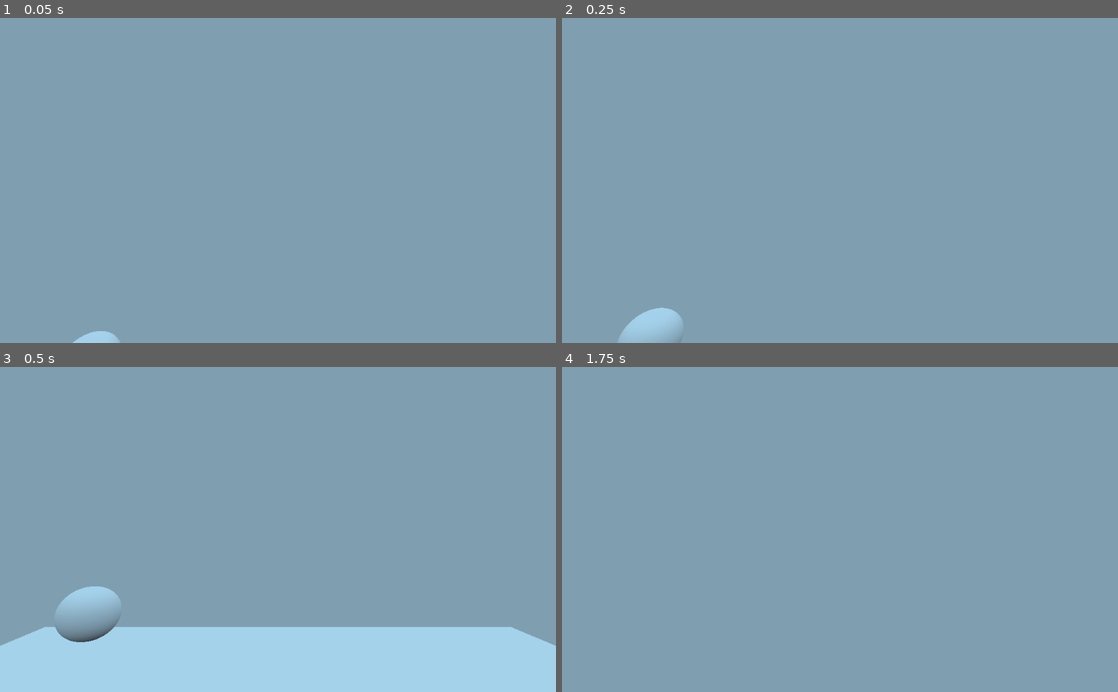
Above: before the commit, frames 1-4 (two rows, left to right).
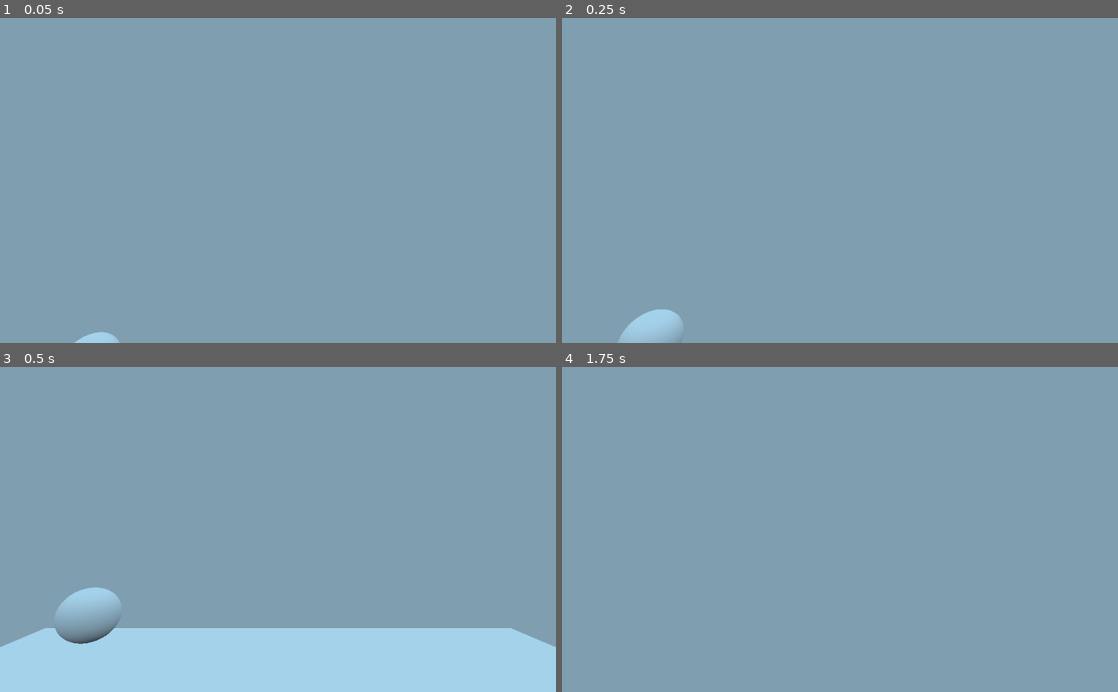
Above: after the commit, the same moments.

Repository: LivelyLiz/Godot-PortalTechdemo
Game: Godot game, scene res://Assets/Scenes/Main.tscn
The game is run twice, just before and just after one commit, with the same random seed, the same clock (stepped at 60 frames per second) and the same inputs.
Inputs (mouse positions are in pixels of both pictures, inside the frame that each line leads up to):
- Up to frame 1 (0.05 s): no input
- Up to frame 2 (0.25 s): no input
- Up to frame 3 (0.5 s): no input
- Up to frame 4 (1.75 s): tap Enter at 0.5 s; move the mouse to (867, 529) at 0.52 s; hold Up (ui_up) from 0.53 s (still down); move the mouse to (812, 529) at 1.27 s

The runs differ from the first frame. In frame 1, less than 0.1% of the frame differs, in the area x 13-22%, y 96-100%; in frame 2, less than 0.1%; in frame 3, 0.5%, in the area x 0-100%, y 67-87%; in frame 4, nothing differs.

Commit message:
udirtanedurianedu

Diff:
--- a/project/Assets/Scenes/Main.tscn
+++ b/project/Assets/Scenes/Main.tscn
@@ -1,15 +1,17 @@
-[gd_scene load_steps=9 format=2]
+[gd_scene load_steps=11 format=2]
 
 [ext_resource path="res://Assets/Scripts/Main.gd" type="Script" id=1]
 [ext_resource path="res://Assets/Scenes/Room.tscn" type="PackedScene" id=2]
-[ext_resource path="res://Assets/Shader/Main.shader" type="Shader" id=3]
-[ext_resource path="res://Assets/Scenes/Player.tscn" type="PackedScene" id=4]
+[ext_resource path="res://Assets/Scenes/PortalPairs.tscn" type="PackedScene" id=3]
+[ext_resource path="res://Assets/Scenes/TeleportTestPlane.tscn" type="PackedScene" id=4]
+[ext_resource path="res://Assets/Shader/Main.shader" type="Shader" id=5]
+[ext_resource path="res://Assets/Scenes/Player.tscn" type="PackedScene" id=6]
 
 [sub_resource type="SphereMesh" id=1]
 
 [sub_resource type="ShaderMaterial" id=2]
 resource_local_to_scene = true
-shader = ExtResource( 3 )
+shader = ExtResource( 5 )
 
 [sub_resource type="ViewportTexture" id=3]
 viewport_path = NodePath("Player_Viewport")
@@ -20,6 +22,18 @@
 script = ExtResource( 1 )
 
 [node name="Room" parent="." instance=ExtResource( 2 )]
+
+[node name="Portal_Planes" type="Viewport" parent="."]
+
+[node name="PortalPairs" parent="Portal_Planes" instance=ExtResource( 3 )]
+Portal1_Index = 1
+Portal2_Index = 2
+
+[node name="Portal1" parent="Portal_Planes/PortalPairs" instance=ExtResource( 4 )]
+transform = Transform( -8.74228e-08, 0, 1, 0, 2, 0, -2, 0, -4.37114e-08, 0, 0, -6.493 )
+
+[node name="Portal2" parent="Portal_Planes/PortalPairs" instance=ExtResource( 4 )]
+transform = Transform( 2, 0, 0, 0, 2, 0, 0, 0, 1, 0, 0, 4.94463 )
 
 [node name="MeshInstance" type="MeshInstance" parent="."]
 transform = Transform( 0.997347, 0.0727999, 0, -0.0727999, 0.997347, 0, 0, 0, 1, -7.16204, 0.995557, -8.87959 )
@@ -37,13 +51,11 @@
 size = Vector2( 1024, 600 )
 render_target_v_flip = true
 
-[node name="Player" parent="Player_Viewport" instance=ExtResource( 4 )]
+[node name="Player" parent="Player_Viewport" instance=ExtResource( 6 )]
 transform = Transform( 1, 0, 0, 0, 1, 0, 0, 0, 1, 0, 5.54548, 0 )
 
 [node name="MeshInstance2" type="MeshInstance" parent="."]
 transform = Transform( 0.678162, 0.557837, -0.478449, -0.734912, 0.514761, -0.441503, 0, 0.651029, 0.759053, 4.47869, 1.8968, 3.28523 )
 mesh = SubResource( 4 )
 material/0 = null
-
-[node name="Portal_Planes" type="Node" parent="."]
 [connection signal="Camer_Moved" from="Player_Viewport/Player" to="." method="_on_Player_Camer_Moved"]
--- a/project/Assets/Scenes/Player.tscn
+++ b/project/Assets/Scenes/Player.tscn
@@ -1,19 +1,32 @@
-[gd_scene load_steps=4 format=2]
+[gd_scene load_steps=5 format=2]
 
 [ext_resource path="res://Assets/Scripts/Player.gd" type="Script" id=1]
-
-[sub_resource type="CapsuleShape" id=1]
 
 [sub_resource type="ViewportTexture" id=2]
 viewport_path = NodePath("Body/Head/Second_Camera_Image")
 
+[sub_resource type="CapsuleShape" id=1]
+
+[sub_resource type="ViewportTexture" id=3]
+viewport_path = NodePath("Body")
+
 [node name="Player" type="KinematicBody"]
 script = ExtResource( 1 )
 
-[node name="Body" type="Spatial" parent="."]
+[node name="Mask" type="Sprite" parent="."]
+texture = SubResource( 2 )
+offset = Vector2( 512, 300 )
+region_rect = Rect2( 0, 0, 1040, 600 )
+
+[node name="CollisionShape" type="CollisionShape" parent="."]
+transform = Transform( 1, 0, 0, 0, -4.37114e-08, 1, 0, -1, -4.37114e-08, 0, 1.5, 0 )
+shape = SubResource( 1 )
+
+[node name="Body" type="Viewport" parent="."]
+render_target_v_flip = true
 
 [node name="Head" type="Spatial" parent="Body"]
-transform = Transform( 1, 0, 0, 0, 1, 0, 0, 0, 1, 0, 2.44785, 0 )
+transform = Transform( 1, 0, 0, 0, 1, 0, 0, 0, 1, 0, 2.5, 0 )
 
 [node name="Second_Camera_Image" type="Viewport" parent="Body/Head"]
 size = Vector2( 1024, 600 )
@@ -21,8 +34,8 @@
 render_target_v_flip = true
 
 [node name="Camera" type="Camera" parent="Body/Head/Second_Camera_Image"]
-transform = Transform( 1, 0, 0, 0, 1, 0, 0, 0, 1, 0, 2.44785, 0 )
-cull_mask = 6
+transform = Transform( 1, 0, 0, 0, 1, 0, 0, 0, 1, 0, 2.5, 0 )
+cull_mask = 1048572
 current = true
 
 [node name="Camera" type="Camera" parent="Body/Head"]
@@ -30,11 +43,10 @@
 [node name="RemoteTransform" type="RemoteTransform" parent="Body/Head/Camera"]
 remote_path = NodePath("../../Second_Camera_Image/Camera")
 
-[node name="CollisionShape" type="CollisionShape" parent="."]
-transform = Transform( 1, 0, 0, 0, -4.37114e-008, 1, 0, -1, -4.37114e-008, 0, 1.5, 0 )
-shape = SubResource( 1 )
+[node name="Body_Transform" type="RemoteTransform" parent="."]
+transform = Transform( 1, 0, 0, 0, 1, 0, 0, 0, 1, 0, 2.5, 0 )
+remote_path = NodePath("../Body/Head")
+update_rotation = false
 
-[node name="Mask" type="Sprite" parent="."]
-texture = SubResource( 2 )
-offset = Vector2( 512, 300 )
-region_rect = Rect2( 0, 0, 1040, 600 )
+[node name="Player_View" type="Sprite" parent="."]
+texture = SubResource( 3 )
--- a/project/Assets/Scenes/PortalPairs.tscn
+++ b/project/Assets/Scenes/PortalPairs.tscn
@@ -1,7 +1,6 @@
 [gd_scene load_steps=4 format=2]
 
 [ext_resource path="res://Assets/Scripts/PortalPairs.gd" type="Script" id=1]
-
 
 [sub_resource type="ViewportTexture" id=1]
 viewport_path = NodePath("Portal1_VP")
@@ -13,15 +12,23 @@
 script = ExtResource( 1 )
 
 [node name="Portal1_VP" type="Viewport" parent="."]
+render_target_v_flip = true
 
 [node name="Camera" type="Camera" parent="Portal1_VP"]
+transform = Transform( 1, 0, 0, 0, 1, 0, 0, 0, 1, 0, 0.963764, 0 )
+cull_mask = 3
+current = true
 
-[node name="Sprite" type="Sprite" parent="Portal1_VP"]
+[node name="Portal2_VP" type="Viewport" parent="."]
+render_target_v_flip = true
+
+[node name="Camera" type="Camera" parent="Portal2_VP"]
+transform = Transform( 1, 0, 0, 0, 1, 0, 0, 0, 1, 0, 2.62124, 0 )
+cull_mask = 3
+current = true
+
+[node name="Portal1_Sprite" type="Sprite" parent="."]
 texture = SubResource( 1 )
 
-[node name="Portal2_VP" type="Viewport" parent="."]
-
-[node name="Camera" type="Camera" parent="Portal2_VP"]
-
-[node name="Sprite" type="Sprite" parent="Portal2_VP"]
+[node name="Portal2_Sprite" type="Sprite" parent="."]
 texture = SubResource( 2 )
--- a/project/Assets/Scenes/TeleportTestPlane.tscn
+++ b/project/Assets/Scenes/TeleportTestPlane.tscn
@@ -2,27 +2,26 @@
 
 [ext_resource path="res://Assets/Scripts/TeleportTestPlane.gd" type="Script" id=1]
 
-
-
 [sub_resource type="PlaneMesh" id=1]
 
-[sub_resource type="SpatialMaterial" id=3]
+[sub_resource type="SpatialMaterial" id=2]
 flags_unshaded = true
 albedo_color = Color( 0, 0, 0, 1 )
 
-[sub_resource type="BoxShape" id=2]
+[sub_resource type="BoxShape" id=3]
 extents = Vector3( 1, 1, 0.0204974 )
 
 [node name="TeleportTestPlane" type="Spatial"]
 script = ExtResource( 1 )
 
 [node name="MeshInstance" type="MeshInstance" parent="."]
-transform = Transform( 1, 0, 0, 0, -4.37114e-008, -1, 0, 1, -4.37114e-008, 0, 1, 0 )
+transform = Transform( 1, 0, 0, 0, -4.37114e-08, -1, 0, 1, -4.37114e-08, 0, 1, 0 )
+layers = 4
 mesh = SubResource( 1 )
-material/0 = SubResource( 3 )
+material/0 = SubResource( 2 )
 
 [node name="Area" type="Area" parent="."]
 transform = Transform( 1, 0, 0, 0, 1, 0, 0, 0, 1, 0, 1, 0 )
 
 [node name="CollisionShape" type="CollisionShape" parent="Area"]
-shape = SubResource( 2 )
+shape = SubResource( 3 )
--- a/project/Assets/Scripts/Main.gd
+++ b/project/Assets/Scripts/Main.gd
@@ -12,11 +12,19 @@
 func _process(delta):
 	$Screen.material.set_shader_param("mask", $Player_Viewport/Player/Mask.texture)
 	var count : int = $Portal_Planes.get_child_count()
+	var n = 0
 	for i in range(count):
-		if i > 18:
+		var node = $Portal_Planes.get_child(i)
+		var count_children = node.get_child_count()
+		for j in range(count_children):
+			var child = node.get_child(j)
+			if child is Sprite:
+				n = n + 1
+				$Screen.material.set_shader_param("blending"+str(i), child.texture)
+			if n == 18:
+				break
+		if n == 18:
 			break
-		var node = $Portal_Planes.get_child(i)
-		$Screen.material.set_shader_param("blending"+str(i), node.get_node("Sprite").texture)
 
 
 # Called every frame. 'delta' is the elapsed time since the previous frame.
@@ -27,4 +35,5 @@
 			get_tree().quit()
 
 func _on_Player_Camer_Moved(camera_transform, position):
-	pass
+	for node in $Portal_Planes.get_children():
+		node.UpdateCamera(camera_transform, position)
--- a/project/Assets/Scripts/Player.gd
+++ b/project/Assets/Scripts/Player.gd
@@ -19,9 +19,13 @@
 const DEACCEL = 10
 
 func _ready():
-	$Body/Head/Second_Camera_Image.size = get_viewport().size
-	$Mask.region_rect.size = get_viewport().size
-	$Mask.offset = get_viewport().size / 2
+	var size = get_viewport().size
+	$Body/Head/Second_Camera_Image.size = size
+	$Mask.region_rect.size = size
+	$Mask.offset = size / 2
+	$Body.size = size
+	$Player_View.region_rect.size = size
+	$Player_View.offset = size/2
 
 func _physics_process(delta):
 	if !isFlying:
@@ -116,6 +120,7 @@
 
 func _input(event):
 	$Body/Head/Second_Camera_Image.input(event)
+	$Body.input(event)
 	if event is InputEventMouseMotion:
 		$Body/Head.rotate_y(deg2rad(-event.relative.x * mouse_sens))
 
--- a/project/Assets/Scripts/PortalPairs.gd
+++ b/project/Assets/Scripts/PortalPairs.gd
@@ -2,7 +2,6 @@
 
 var _portal1 : TeleportTestPlane
 var _portal2 : TeleportTestPlane
-
 var _camera1 : Camera
 var _camera2 : Camera
 
@@ -15,11 +14,11 @@
 	$Portal1_VP.size = vp_size
 	$Portal2_VP.size = vp_size
 
-	$Portal1_VP/Sprite.region_rect.size = vp_size
-	$Portal2_VP/Sprite.region_rect.size = vp_size
+	$Portal1_Sprite.region_rect.size = vp_size
+	$Portal2_Sprite.region_rect.size = vp_size
 
-	$Portal1_VP/Sprite.offset = vp_size/2
-	$Portal2_VP/Sprite.offset = vp_size/2
+	$Portal1_Sprite.offset = vp_size/2
+	$Portal2_Sprite.offset = vp_size/2
 
 	findPortals()
 
@@ -27,8 +26,23 @@
 	_portal1 = $Portal1 as TeleportTestPlane
 	_portal2 = $Portal2 as TeleportTestPlane
 
+	_camera1 = $Portal1_VP/Camera
+	_camera2 = $Portal2_VP/Camera
+
+	_camera1.cull_mask += pow(2, Portal2_Index+1)
+	_camera2.cull_mask += pow(2, Portal1_Index+1)
+
 	_portal1._exit_portal = _portal2
 	_portal2._exit_portal = _portal1
 
 	_portal1.index = Portal1_Index
 	_portal2.index = Portal2_Index
+
+func UpdateCamera(camera_transform, position):
+	var plane1_pos = _portal1.to_local(position)
+	var plane2_pos = _portal2.to_local(position)
+
+	_camera1.transform.basis = camera_transform.basis
+	_camera2.transform.basis = camera_transform.basis
+	_camera1.translation = plane2_pos
+	_camera2.translation = plane1_pos
--- a/project/Assets/Scripts/TeleportTestPlane.gd
+++ b/project/Assets/Scripts/TeleportTestPlane.gd
@@ -26,6 +26,8 @@
 	m.albedo_color = Color(index/255.0, 0, 0, 1)
 	m.flags_unshaded = true
 	$MeshInstance.set_surface_material(0, m)
+	$MeshInstance.layers = pow(2, index+1)
+	print($MeshInstance.layers)
 
 func getIndex():
 	return index
--- a/project/Assets/Shader/Main.shader
+++ b/project/Assets/Shader/Main.shader
@@ -22,12 +22,13 @@
 
 void fragment() {
 	vec4 mask_c = texture(mask, UV);
+	vec4 screen_color = texture(TEXTURE, UV);
 
-	vec4 color = (1.0-mask_c.a)*texture(TEXTURE, UV);
-	if (mask_c.r == 1.0){
+	vec4 color = (1.0-mask_c.a)*screen_color;
+	if (mask_c.r == 1.0/255.0 && mask_c.rgb-screen_color.rgb == vec3(0.0)){
 		color += mask_c.a*texture(blending1, UV);
 	}
-	if (mask_c.r == 2.0){
+	if (mask_c.r == 2.0/255.0 && mask_c.rgb-screen_color.rgb == vec3(0.0)){
 		color += mask_c.a*texture(blending2, UV);
 	}
 	if (mask_c.r == 3.0){
